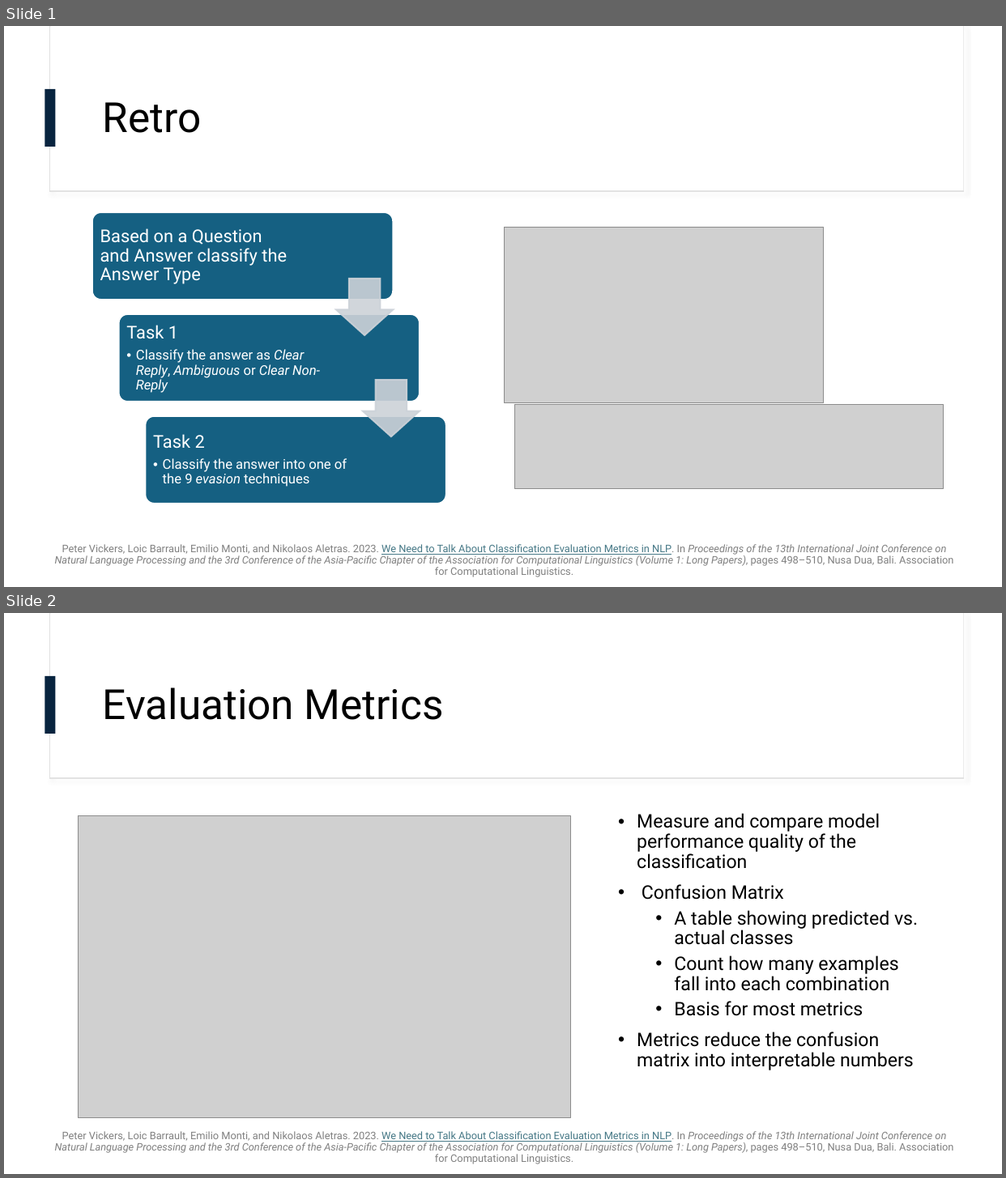
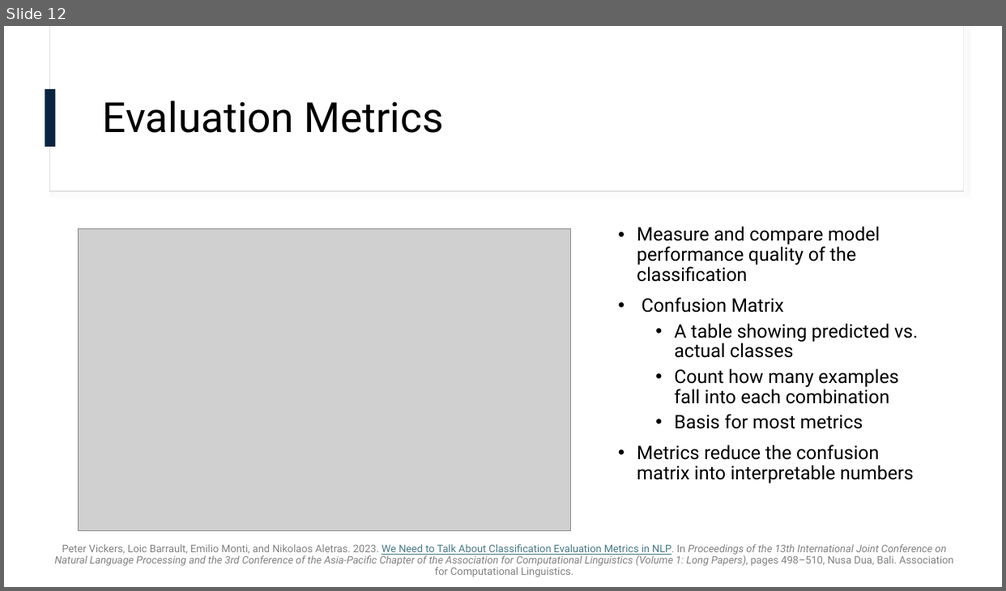
Before and after one commit to omarelbeltagy/clarity, a slide deck: literature/literature edited.pptx. Shown one above the other, each under a label of ours: slides 1 and 2 before the commit, slide 12 after it. The pictures are 1006x1178 and 1006x591 pixels, drawn with LibreOffice and Linux fonts; fonts in the diff are those of the drawing; grey boxes stand for pictures. Boxes give left, top, right and bottom in pixels: in the first picture for what was removed or moved away, otherwise in the second. Text is boxed around its words. In the diff, an @@ line names an element or a change of style, - is before the commit and + after.

```diff
--- a/literature/literature edited.pptx
+++ b/literature/literature edited.pptx
@@ slide 1 removed at <box>4,26,1002,587</box>, background #FFFFFF @@
@@ rectangle removed at <box>49,26,964,191</box> @@
@@ rectangle removed at <box>50,26,964,190</box> @@
@@ rectangle removed at <box>45,89,56,147</box> @@
@@ title removed at <box>103,102,202,133</box> @@
-Retro
@@ picture removed at <box>504,227,824,403</box> @@
@@ group removed at <box>92,212,446,505</box>: 3 rounded rectangles, 3 texts, 2 down arrows @@
-Based on a Question and Answer classify the Answer Type
-Task 1
-  • Classify the answer as Clear Reply, Ambiguous or Clear Non-Reply
-Task 2
-  • Classify the answer into one of the 9 evasion techniques
@@ picture removed at <box>514,405,944,489</box> @@
@@ text removed at <box>55,544,953,578</box> @@
-Peter Vickers, Loic Barrault, Emilio Monti, and Nikolaos Aletras. 2023. We Need to Talk About Classification Evaluation Metrics in NLP. In Proceedings of the 13th International Joint Conference on Natural Language Processing and the 3rd Conference of the Asia-Pacific Chapter of the Association for Computational Linguistics (Volume 1: Long Papers), pages 498–510, Nusa Dua, Bali. Association for Computational Linguistics.
@@ what was slide 2 is now slide 12 @@
```
Also in this commit, not shown: 2 slides changed, 11 slides added, 1 other file.
